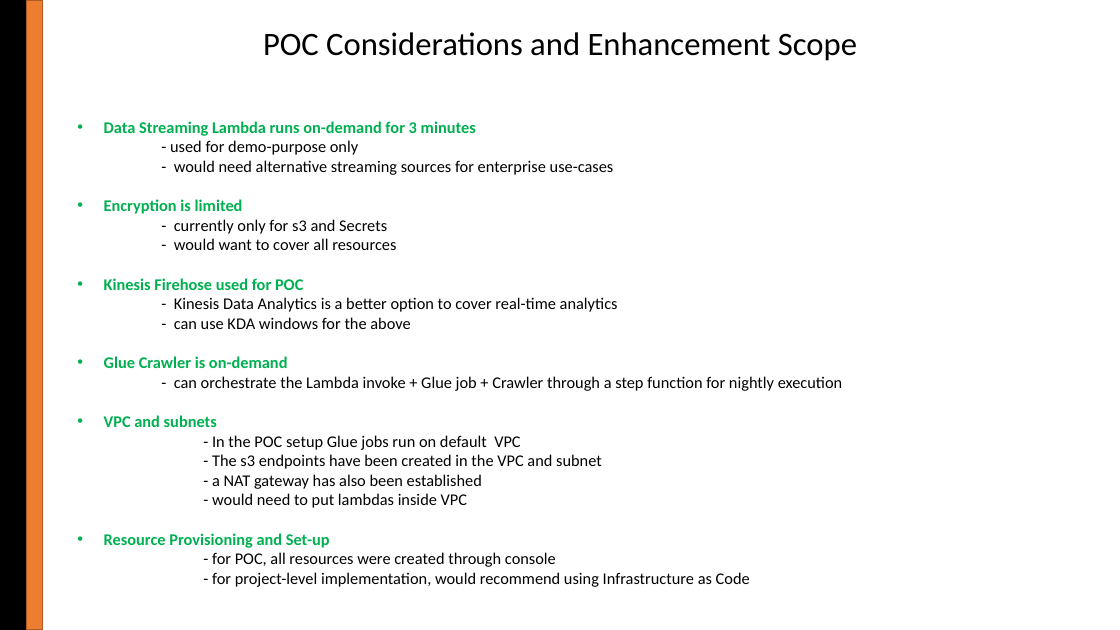
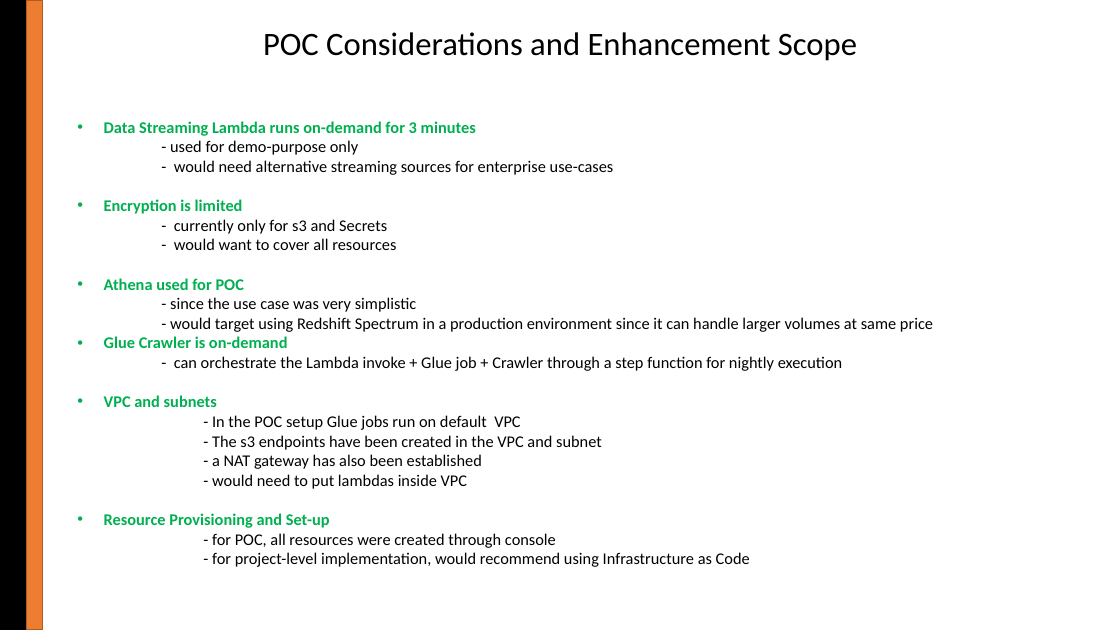
Before and after one commit to CodeChelsea27/twitter-streaming-data, a slide deck: slide 9 of Twitter Data Pipeline POC.pptx. Drawn at 1120x630 pixels with LibreOffice and Linux fonts; fonts in the diff are those of the drawing. Boxes give left, top, right and bottom in pixels: in the first picture for what was removed or moved away, otherwise in the second. Text is boxed around its words. In the diff, an @@ line names an element or a change of style, - is before the commit and + after.

Commit message:
update design considerations

```diff
--- a/Twitter Data Pipeline POC.pptx
+++ b/Twitter Data Pipeline POC.pptx
@@ text at bbox=[104, 278, 933, 332]: text changed @@
-• Kinesis Firehose used for POC
-- Kinesis Data Analytics is a better option to cover real-time analytics
-- can use KDA windows for the above
+• Athena used for POC
+- since the use case was very simplistic
+- would target using Redshift Spectrum in a production environment since it can handle larger volumes at same price
```
